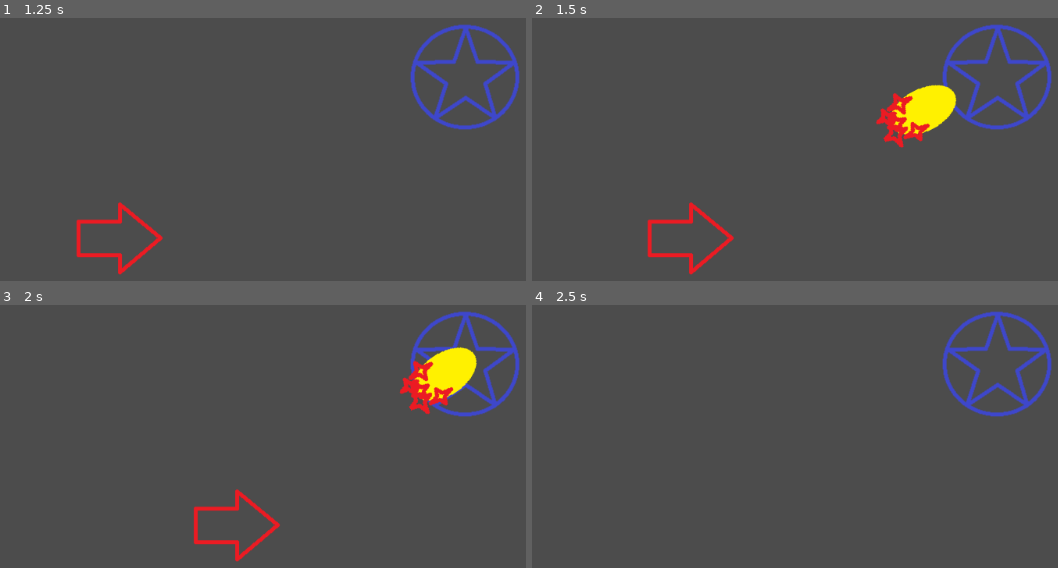
Above: before the commit, frames 1-4 (two rows, left to right).
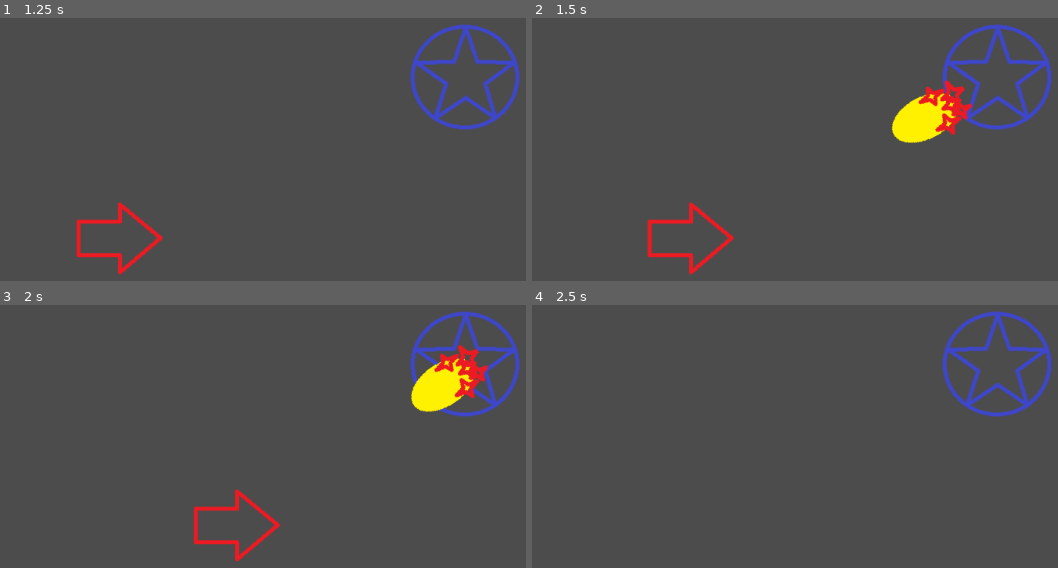
Above: after the commit, the same moments.

Repository: Bronsky91/WS2-Godot
Game: Godot game, scene res://scenes/Game.tscn
Two runs of this game, one before a commit and one after it. Both use one fixed random seed, a clock stepped at 60 frames per second and the inputs below.
Inputs:
- Up to frame 1 (1.25 s): no input
- Up to frame 2 (1.5 s): no input
- Up to frame 3 (2 s): no input
- Up to frame 4 (2.5 s): no input

Frame 1 is identical in both runs. In frame 2, 2.2% of the frame differs, in the area x 65-84%, y 23-50%; in frame 3, 2.1%; in frame 4, nothing differs.

Commit message:
Flips fireballs to face the correct way

Diff:
--- a/scripts/Fireball.gd
+++ b/scripts/Fireball.gd
@@ -17,7 +17,7 @@
 	if target.get_ref():
 		var pos = get_position()
 		direction = (target.get_ref().get_global_position() - pos).normalized()
-		var rad_angle = atan2(direction.x, -direction.y)
+		var rad_angle = atan2(-direction.x, direction.y)
 		set_rotation(rad_angle)
 		set_position(pos + (direction * speed * delta))
 
